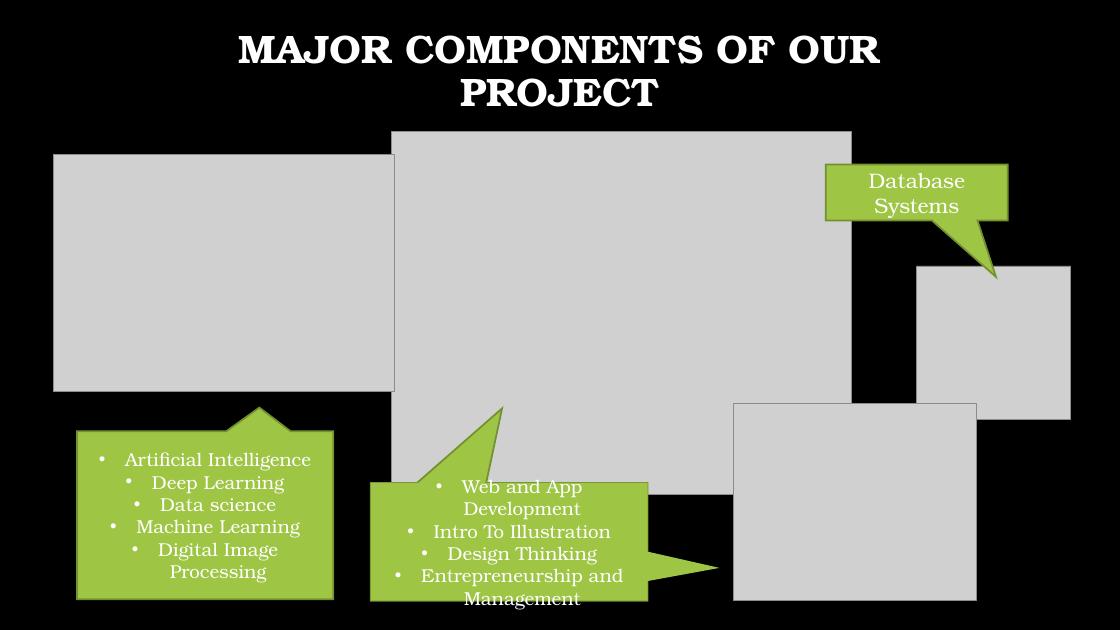
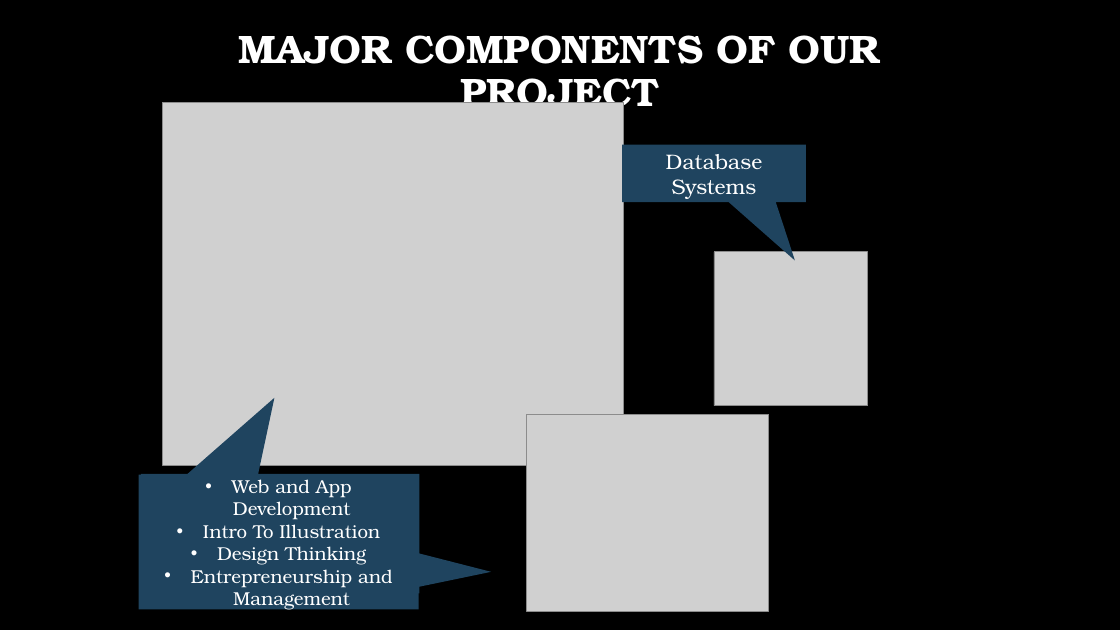
Before and after one commit to aimanahmedmoin1997/FinalYearProject, a slide deck: slide 7 of Kaavish Evaluation I/Evaluation I.pptx. Drawn at 1120x630 pixels with LibreOffice and Linux fonts; fonts in the diff are those of the drawing; grey boxes stand for pictures; background and template pictures are left out. Boxes give left, top, right and bottom in pixels: in the first picture for what was removed or moved away, otherwise in the second. Text is boxed around its words. In the diff, an @@ line names an element or a change of style, - is before the commit and + after.

```diff
--- a/Kaavish Evaluation I/Evaluation I.pptx
+++ b/Kaavish Evaluation I/Evaluation I.pptx
@@ picture: place and size @@
-picture at <box>392,131,852,494</box>
+picture at <box>163,102,623,465</box>
@@ speech box "Database Systems": place and size @@
-speech box "Database Systems" at <box>826,165,1008,221</box>
+speech box "Database Systems" at <box>623,145,806,202</box>
@@ speech box "Database Systems" at <box>623,145,806,202</box>: fill #9EC544 to #1F445F; outline #759232 1.5 pt to #1F445F 1.5 pt @@
@@ picture removed at <box>53,154,394,392</box> @@
@@ picture: place and size @@
-picture at <box>917,266,1070,420</box>
+picture at <box>714,252,868,406</box>
@@ picture: place and size @@
-picture at <box>734,404,976,601</box>
+picture at <box>527,414,769,611</box>
@@ speech box removed at <box>77,431,334,599</box> @@
-• Artificial Intelligence
-• Deep Learning
-• Data science
-• Machine Learning
-• Digital Image Processing
@@ speech box "Web and App Development": place and size @@
-speech box "Web and App Development" at <box>371,483,647,601</box>
+speech box "Web and App Development" at <box>139,475,418,609</box>
@@ speech box "Web and App Development" at <box>139,475,418,609</box>: fill #9EC544 to #1F445F @@
@@ speech box "Web and App Development" at <box>142,475,418,592</box>: fill #9EC544 to #1F445F; outline #759232 1.5 pt to #1F445F 1.5 pt @@
@@ speech box "Web and App Development": place and size @@
-speech box "Web and App Development" at <box>371,483,647,601</box>
+speech box "Web and App Development" at <box>142,475,418,592</box>
```
Also in this commit, not shown: 7 other slides changed, 1 other file.
